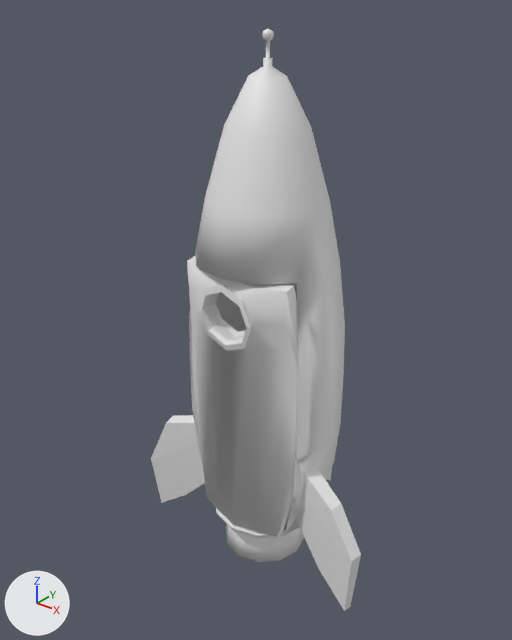
A saved change to the FBX model Assets/Models/Lobby/EscapePod.fbx.
One viewpoint serves both versions: a 50 mm camera at (-0.56, -1.44, 3.97) aimed at (-3.36, 2.06, 1.8). The lights are fixed; the arrows at lower left show +X, +Y and +Z.

The scene before the commit, as lines of its bpy script (objects in view):
```python
me_cylinder_017 = bpy.data.meshes.new('Cylinder.017')
me_cylinder_017.from_pydata(...)  # 390 vertices, 391 faces; spans x -0.95..0.97, y -0.47..0.93, z -1.6..2.12
me_cylinder_018 = bpy.data.meshes.new('Cylinder.018')
me_cylinder_018.from_pydata(...)  # 136 vertices, 136 faces; spans x 0.02..0.93, y -0.19..0.09, z -0.85..1.1
ob_escapepod = bpy.data.objects.new('EscapePod', me_cylinder_017)
ob_escapepod.location = (-3.215, 1.986, 1.59)
ob_escapepoddoor = bpy.data.objects.new('EscapePodDoor', me_cylinder_018)
ob_escapepoddoor.location = (-3.688, 1.728, 1.216)
```
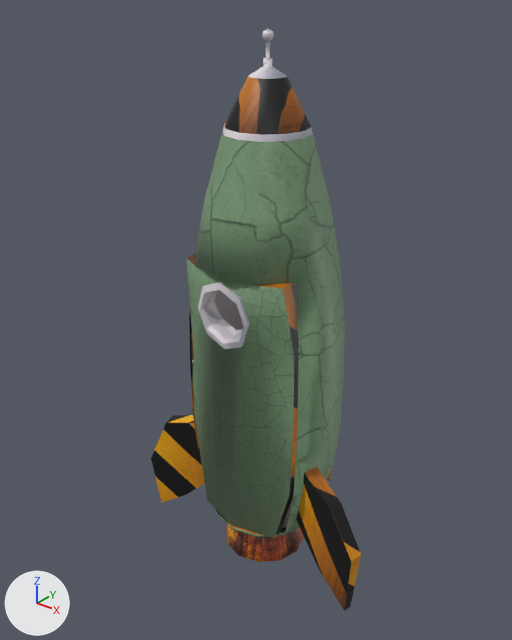
Where the newer file only moved an object's origin or applied its transform, the numbers keep the older frame.

The change in detail:
Picture 'escapeRocket.png' (img_escaperocket_png) is new.
Material 'SpcaeRocket' (mat_spcaerocket) is new.
Its texture is img_escaperocket_png.
me_cylinder_017 is used by ob_escapepod; location (-3.215, 1.986, 1.59).
me_cylinder_017 had 390 vertices, 391 faces and spanned x -0.95..0.97, y -0.47..0.93, z -1.6..2.12.
me_cylinder_017 now has 402 vertices, 403 faces and spans x -0.95..0.97, y -0.47..0.93, z -1.6..2.12.
Part 1, on me_cylinder_017:
12 faces are deleted.
12 vertices are added at x -0.27..0.27, y -0.27..0.27, z 1.54.
24 new faces join them.
me_cylinder_017 part 2: 379 faces spanning x -0.95..0.97, y -0.47..0.93, z -1.6..2.12 switch from no material to mat_spcaerocket (picture img_escaperocket_png).
me_cylinder_018 is used by ob_escapepoddoor; location (-3.688, 1.728, 1.216).
me_cylinder_018 had 136 vertices, 136 faces and spanned x 0.02..0.93, y -0.19..0.09, z -0.85..1.1.
me_cylinder_018 now has 136 vertices, 136 faces and spans x 0.01..0.91, y -0.19..0.09, z -0.86..1.12.
me_cylinder_018 part 3: the whole mesh is scaled about the mesh origin by (0.977, 1.01, 1.01).
me_cylinder_018 part 4: texture (UV) coordinates of 136 of 136 faces, centred in x 0.02..0.93, y -0.18..0.08, z -0.85..1.1, changed; they spanned u 0.0..0.67, v 0.0..0.71 and now span u 0.0..0.96, v 0.01..0.99.
me_cylinder_018 now uses material mat_spcaerocket (picture img_escaperocket_png).

What differs and where, as boxes [x1, y1, x2, y2] in the pictures (512 x 640 px; the box of a moved part takes in the faces that stretch with it):
'EscapePodDoor', recoloured, mesh rescaled, surface changed (grey to green): before [187, 256, 299, 537]; after [186, 254, 299, 538]
part 1 of me_cylinder_017, built on: [205, 125, 330, 217] in both
part 2 of me_cylinder_017, recoloured: [151, 29, 361, 611] in both
part 3 of me_cylinder_018, moved or reshaped: before [187, 256, 299, 537]; after [186, 254, 299, 538]
part 4 of me_cylinder_018, surface changed: before [192, 353, 194, 373]; after [192, 354, 194, 375]
